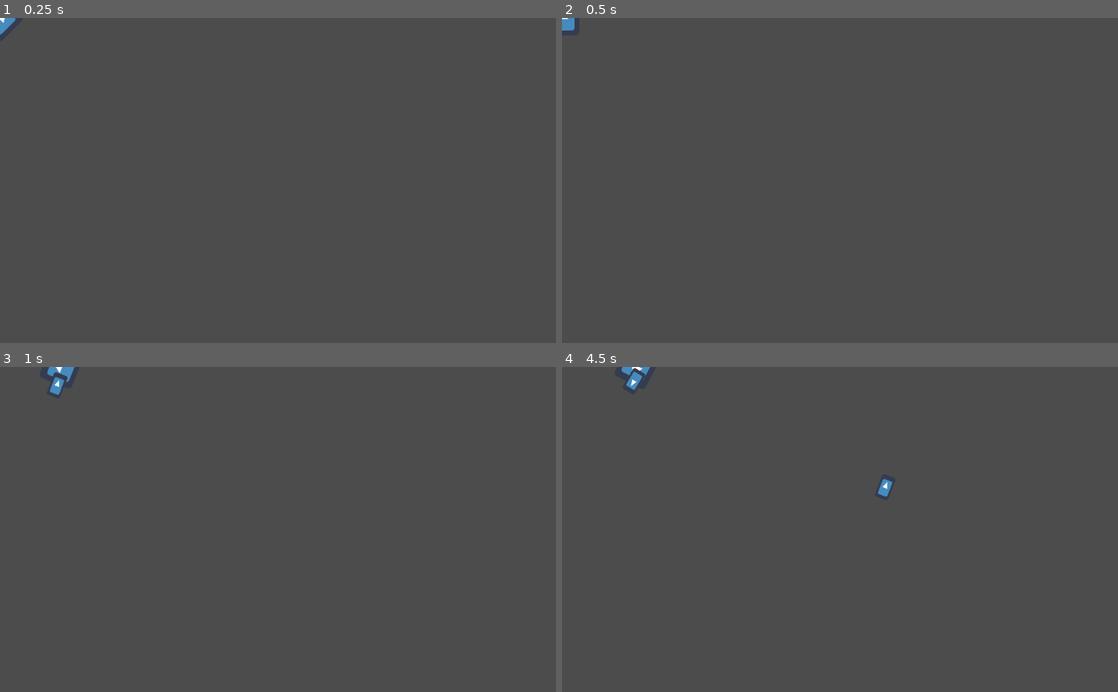
Above: before the commit, frames 1-4 (two rows, left to right).
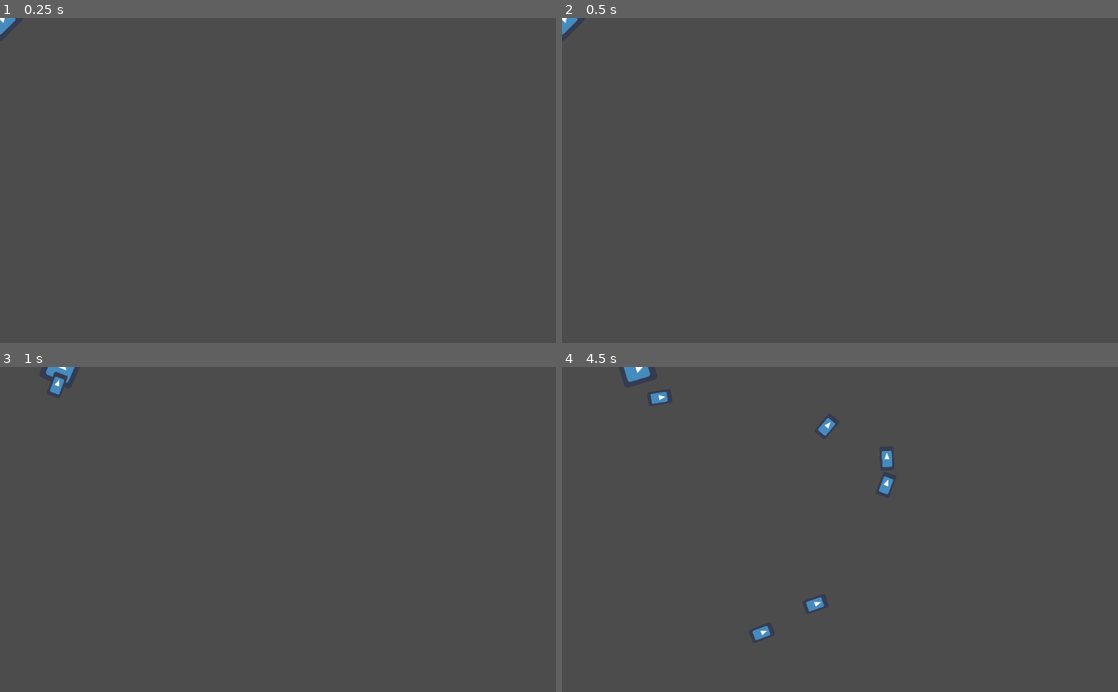
Above: after the commit, the same moments.

Repository: DarkVanityOfLight/Project75
Game: Godot game, scene res://Scenes/Player/Player.tscn
The game is run twice, just before and just after one commit, with the same random seed, the same clock (stepped at 60 frames per second) and the same inputs. The project has no main scene, so this scene is started directly. The engine's default icon, where the game draws it, is replaced by a stand-in: a white triangle on a blue panel in a dark square.
Inputs (mouse positions are in pixels of both pictures, inside the frame that each line leads up to):
- Up to frame 1 (0.25 s): no input
- Up to frame 2 (0.5 s): no input
- Up to frame 3 (1 s): tap Enter at 0.5 s; move the mouse to (400, 513) at 0.52 s; hold D (walk_right) from 0.53 s (still down); click (400, 513) at 0.6 s
- Up to frame 4 (4.5 s): move the mouse to (728, 545) at 1.27 s; release D (walk_right) at 1.28 s; hold S (walk_down) 1.28-2.03 s; click (728, 545) at 1.35 s; move the mouse to (895, 458) at 2.02 s; hold D (walk_right) 2.03-2.78 s; click (895, 458) at 2.1 s; move the mouse to (812, 594) at 2.77 s; hold W (walk_up) 2.78-3.53 s; click (812, 594) at 2.85 s; move the mouse to (1006, 578) at 3.52 s; hold A (walk_left) from 3.53 s (still down); click (1006, 578) at 3.6 s; move the mouse to (673, 480) at 4.27 s; click (673, 480) at 4.35 s

Frame 1 is identical in both runs. In frame 2, less than 0.1% of the frame differs, in the area x 0-3%, y 0-6%; in frame 3, less than 0.1%; in frame 4, 0.7%, in the area x 10-60%, y 0-84%.

Commit message:
fix: Fix mouse rotation

Diff:
--- a/Scenes/Player/Player.gd
+++ b/Scenes/Player/Player.gd
@@ -3,7 +3,7 @@
 var Bullet = preload("res://Scenes/Bullet/Bullet.tscn")
 
 var velocity = Vector2()
-var speed = 250
+export (int) var speed = 250
 
 func _ready():
 	pass
@@ -15,6 +15,8 @@
 
 func get_input():
 	velocity = Vector2()
+	look_at(get_global_mouse_position())
+
 	if Input.is_action_pressed("walk_up"):
 		velocity.y -= 1
 	if Input.is_action_pressed("walk_down"):
@@ -32,4 +34,3 @@
 func _physics_process(delta):
 	get_input()
 	move_and_collide(velocity *  delta)
-	look_at(get_local_mouse_position())
